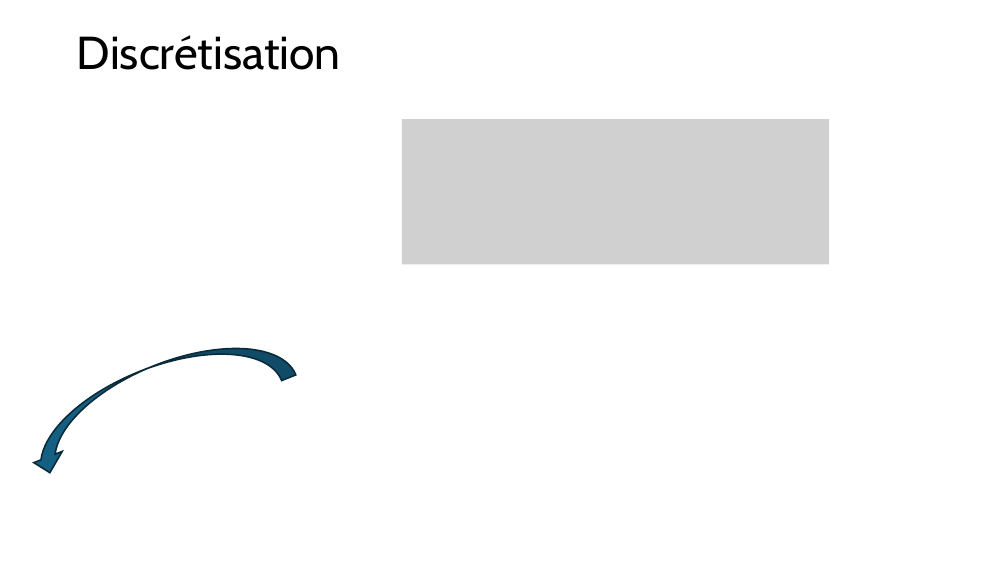
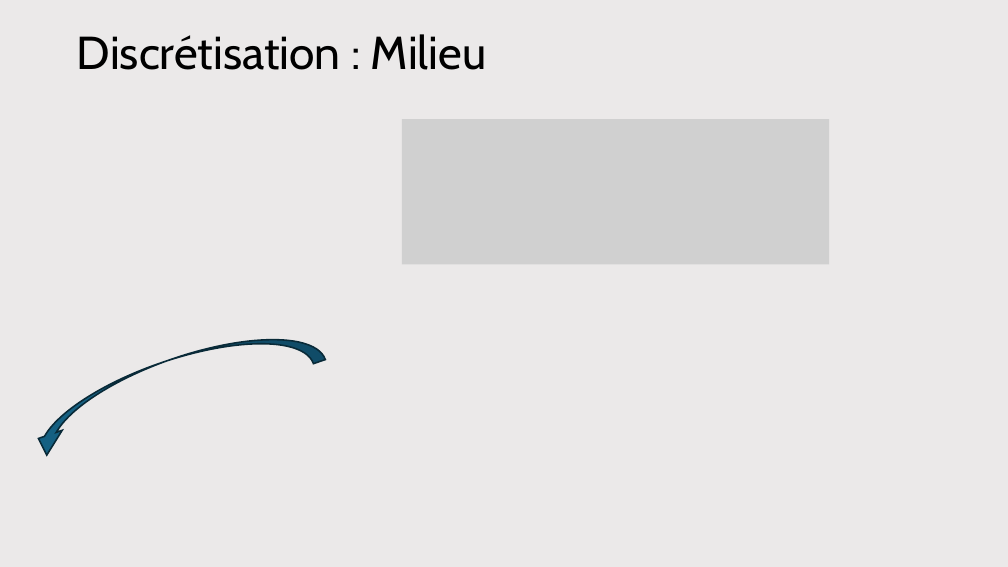
Before and after one commit to antoine-pt/MEC8211, a slide deck: slide 4 of projet_final/projet_final/MEC8211-Projet-final-Presentation.pptx. Drawn at 1008x567 pixels with LibreOffice and Linux fonts; fonts in the diff are those of the drawing; grey boxes stand for pictures. Boxes give left, top, right and bottom in pixels: in the first picture for what was removed or moved away, otherwise in the second. Text is boxed around its words. In the diff, an @@ line names an element or a change of style, - is before the commit and + after.

```diff
--- a/projet_final/projet_final/MEC8211-Projet-final-Presentation.pptx
+++ b/projet_final/projet_final/MEC8211-Projet-final-Presentation.pptx
@@ background #FFFFFF to #EBE9E9 @@
@@ title at <box>77,34,486,70</box>: text changed @@
-Discrétisation
+Discrétisation : Milieu
@@ curved right arrow at <box>18,312,325,459</box>: proportions changed; rotation 68 to 71 degrees @@
```
Also in this commit, not shown: 3 other slides changed, 4 slides added, 1 slide removed, 1 other file.
